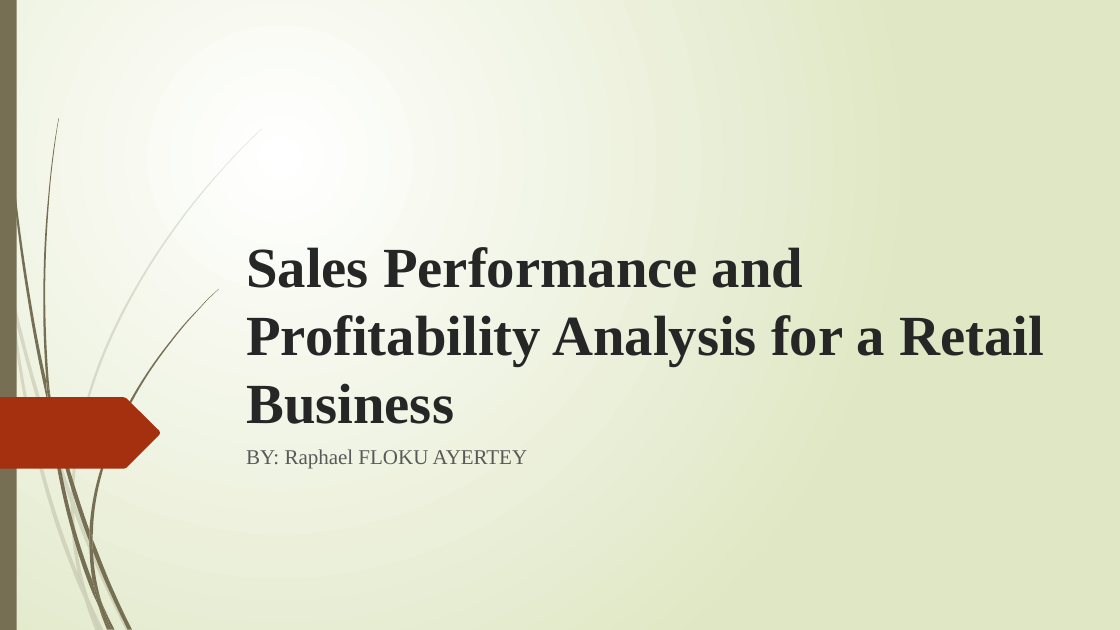
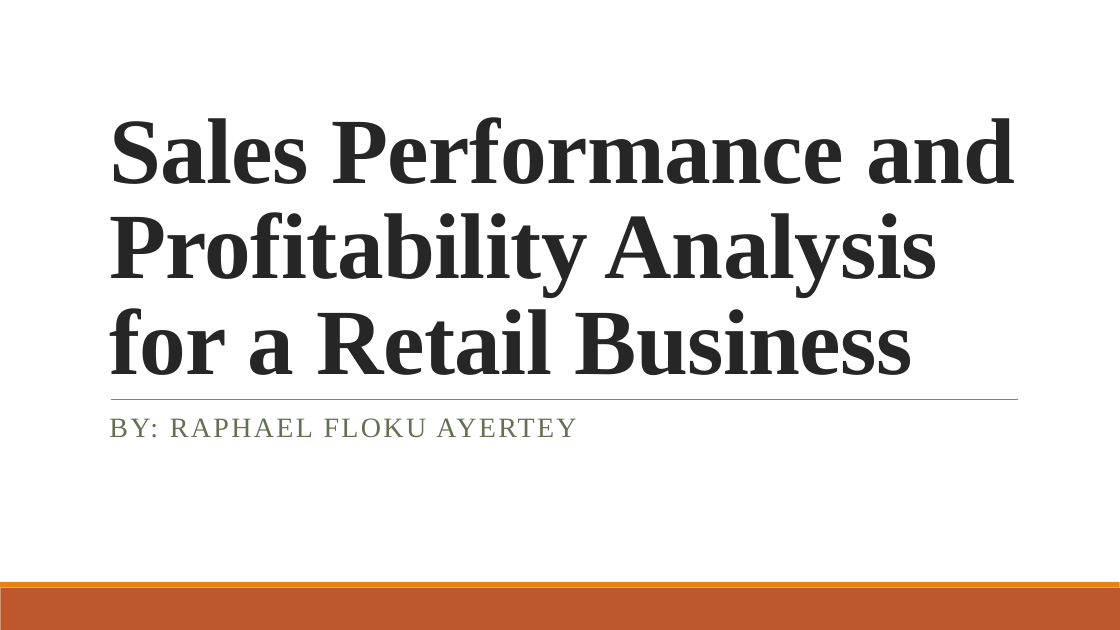
Before and after one commit to raphaelayerteyfloku1-bot/retail-sales-data-analysis, a slide deck: slide 1 of presentation.pptx. Drawn at 1120x630 pixels with LibreOffice and Linux fonts; fonts in the diff are those of the drawing. Boxes give left, top, right and bottom in pixels: in the first picture for what was removed or moved away, otherwise in the second. Text is boxed around its words. In the diff, an @@ line names an element or a change of style, - is before the commit and + after.

```diff
--- a/presentation.pptx
+++ b/presentation.pptx
@@ background gradient #FFFFFF to #DFE8C4 to #FFFFFF @@
@@ rectangle removed at <box>0,0,17,630</box> @@
@@ title "Sales Performance and Profitability Analysis ...": place and size @@
-title "Sales Performance and Profitability Analysis ..." at <box>246,247,1044,424</box>
+title "Sales Performance and Profitability Analysis ..." at <box>109,117,1015,375</box>
@@ title "Sales Performance and Profitability Analysis ..." at <box>109,117,1015,375</box>: size 48.6 to 80 pt, letter spacing 0 to -0.5 pt; line spacing 1 to 0.85 @@
@@ freeform shape removed at <box>0,397,160,469</box> @@
@@ subtitle at <box>109,418,576,438</box>: text changed; size 18 to 24 pt; text colour #595959 to #637052 @@
-BY: Raphael FLOKU AYERTEY
+BY: RAPHAEL FLOKU AYERTEY
@@ line added from (111, 399) to (1018, 399), #808080 0.5 pt @@
@@ rectangle added at <box>0,588,1120,630</box>, fill #BD582C @@
@@ rectangle added at <box>0,582,1120,588</box>, fill #E48312 @@
@@ group removed at <box>0,129,262,630</box>: 10 freeform shapes @@
@@ group removed at <box>3,0,218,630</box>: 12 freeform shapes @@
```
Also in this commit, not shown: 20 other slides changed, 6 slides added, 2 slides removed.
